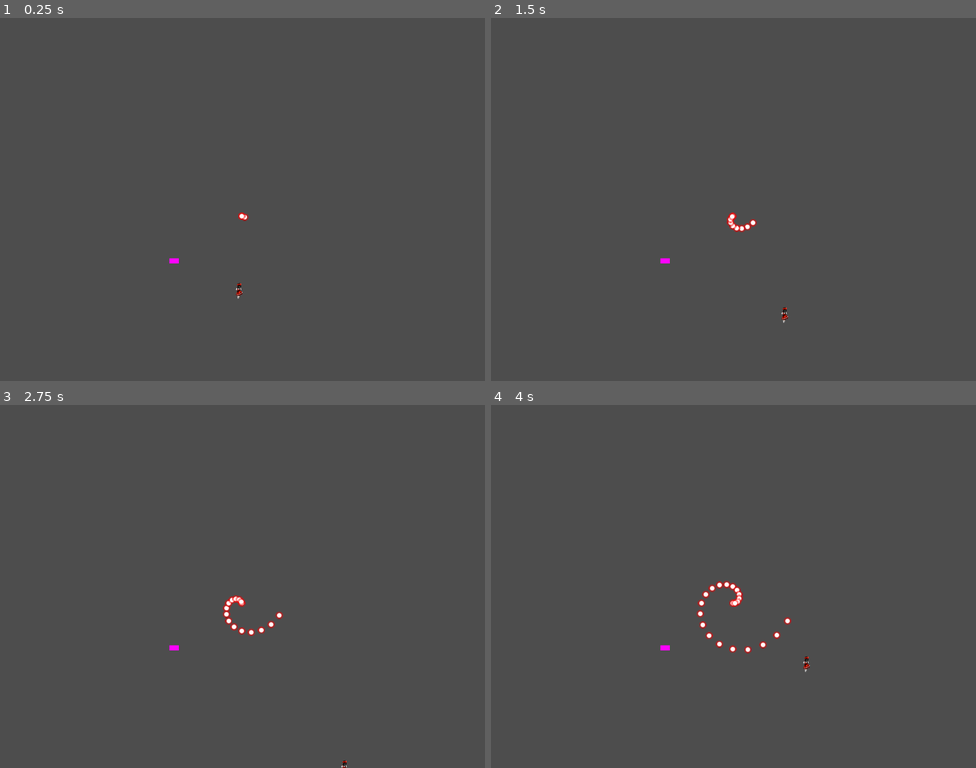
Above: before the commit, frames 1-4 (two rows, left to right).
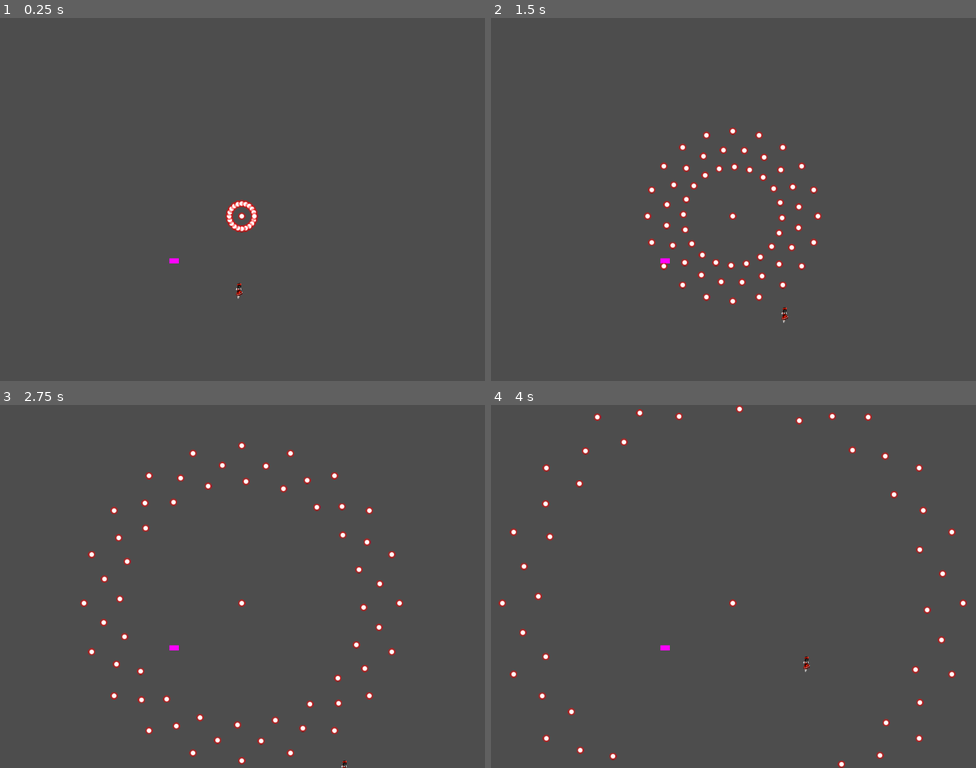
Above: after the commit, the same moments.

Repository: TheFel0x/Bullet-Hell-Game
Game: Godot game, scene res://scenes/test_environment.tscn
Same seed, same stepped clock (60 frames per second), same inputs: the game is played once before the commit and once after it.
Inputs:
- Up to frame 1 (0.25 s): no input
- Up to frame 2 (1.5 s): hold D (move_right) 0.53-1.28 s; hold Shift (precision) 0.53-1.28 s; hold S (move_down) from 1.28 s (still down); tap Shift (precision) at 1.35 s
- Up to frame 3 (2.75 s): release S (move_down) at 2.03 s; hold D (move_right) from 2.03 s (still down); hold Shift (precision) from 2.03 s (still down)
- Up to frame 4 (4 s): release D (move_right) at 2.78 s; release Shift (precision) at 2.78 s; hold W (move_up) 2.78-3.53 s; tap Shift (precision) at 2.85 s; hold A (move_left) from 3.53 s (still down); hold Shift (precision) from 3.53 s (still down)

The runs differ from the first frame. In frame 1, 0.4% of the frame differs, in the area x 46-54%, y 50-60%; in frame 2, 1.7%; in frame 3, 1.9%, in the area x 16-84%, y 10-99%; in frame 4, 1.6%.

Commit message:
Emitter despawns correctly

Diff:
--- a/scenes/emitter.tscn
+++ b/scenes/emitter.tscn
@@ -5,12 +5,13 @@
 
 [node name="Emitter" instance=ExtResource("1_ue32j")]
 script = ExtResource("2_uylrq")
-emission_delay = 4.2
+emission_delay = 0.3
 start_delay = -1.0
 emission_count = 20
-max_emissions = 40
-time_between_entities = 0.2
-entity_speed = 40.0
+max_emissions = 60
+time_between_entities = -1.0
+entity_speed = 160.0
+wave_degree_offset = 10.0
 
 [node name="EmissionTimer" type="Timer" parent="." index="4"]
 wait_time = 99999.0
--- a/scenes/test_environment.tscn
+++ b/scenes/test_environment.tscn
@@ -25,7 +25,8 @@
 
 [node name="Emitter" parent="." instance=ExtResource("3_ddlie")]
 position = Vector2(665, 546)
-emission_delay = 4.2
+emission_delay = 0.3
 emission_count = 20
-max_emissions = 40
-time_between_entities = 0.2
+max_emissions = 60
+entity_speed = 160.0
+wave_degree_offset = 10.0
--- a/scripts/emitter.gd
+++ b/scripts/emitter.gd
@@ -1,35 +1,34 @@
 extends "res://scripts/entity_base.gd"
 
-@export var emission_delay: float = 4.2 # delay between waves in seconds.
+@export var emission_delay: float = 0.3 # delay between waves in seconds.
 @export var start_delay: float = -1.0 # delay before starting in seconds. instant if <= 0
 @export var emission_count: int = 20 # number of entity emissions per wave. spread across 360°
-@export var max_emissions: int = 40 # number of emissions after which the emitter destroys. -1 = infinite
-@export var time_between_entities: float = 0.2 # time in-between single emissions within the wave. instant if <= 0
-@export var entity_speed: float = 40.0 # speed of emitted entity
+@export var max_emissions: int = 60 # number of emissions after which the emitter destroys. -1 = infinite
+@export var time_between_entities: float = -1 # time in-between single emissions within the wave. instant if <= 0
+@export var entity_speed: float = 160.0 # speed of emitted entity
+@export var wave_degree_offset = 10.0 # degree offset after every wave
 
 var _degree: float = 0.0 # angle in between emitted entities. is calculated from the emission_count variable
 var _emitted_count: int = 0 # counts emitted entities
 var _scheduled_count: int = 0 # counts time emitted entities
+var _children_freed: int = 0 # counts despawned entities
 
 const BulletScene = preload("res://scenes/bullet.tscn")
 
 func _ready():
 	# Caluclate degrees between emitted entities
 	_degree = 360.0 / emission_count
-	print_debug("Emitter created...")
+	#print_debug("Emitter created...")
 	if start_delay > 0.0:
 		$DelayedStartTimer.start(start_delay)
 	else:
 		start()
 
 func _process(delta):
-	# Destroy when completed
-	#if max_emissions >= 0 and _emitted_count >= max_emissions:
-	#	queue_free()
 	pass
 
 func start():
-	print_debug("Emitter started...")
+	#print_debug("Emitter started...")
 	$EmissionTimer.set_wait_time(emission_delay)
 	$EmissionTimer.timeout.connect(_on_emission_timer_timeout)
 	$EmissionTimer.start()
@@ -38,7 +37,7 @@
 
 # Delayed Start
 func _on_delayed_start_timer_timeout():
-	print_debug("Emitter delay...")
+	#print_debug("Emitter delay...")
 	start()
 
 func _angle_to_vector(degrees) -> Vector2:
@@ -50,17 +49,18 @@
 
 # Emit entity. TODO: life time, entity type
 func _emit(angle: float):
-	print_debug("Emitting... SCHEDULED "+str(_scheduled_count)+" EMITTED "+str(_emitted_count))
+	#print_debug("Emitting... SCHEDULED "+str(_scheduled_count)+" EMITTED "+str(_emitted_count))
 	var speed = entity_speed
 	var bullet_inst: RigidBody2D = BulletScene.instantiate()
 
-	#angle += _emitted_count % emission_count
+	angle += (_emitted_count / emission_count) * wave_degree_offset
 
 	var direction = _angle_to_vector(angle) * speed
 
 	bullet_inst.position = Vector2(0,0)
 
 	bullet_inst.set_direction(direction)
+	bullet_inst.tree_exited.connect(_notify_child_freed)
 
 	add_child(bullet_inst)
 	_emitted_count += 1
@@ -71,7 +71,7 @@
 	if max_emissions >= 0 and _scheduled_count >= max_emissions or max_emissions >= 0 and _emitted_count >= max_emissions:
 			return
 
-	print_debug("Emission timer tick...")
+	#print_debug("Emission timer tick...")
 	if time_between_entities <= 0:
 		_emit_all()
 	else:
@@ -82,7 +82,7 @@
 
 		var angle = _degree * (n+1)
 
-		print_debug("Emitting entity number " + str(n) + " at " + str(angle) + "°")
+		#print_debug("Emitting entity number " + str(n) + " at " + str(angle) + "°")
 
 		_emit(angle)
 
@@ -95,10 +95,10 @@
 		var angle = _degree * (n+1)
 
 		if n == 0:
-			print_debug("TIMED Emitting entity number " + str(n) + " at " + str(angle) + "°")
+			#print_debug("TIMED Emitting entity number " + str(n) + " at " + str(angle) + "°")
 			_emit(angle)
 		else:
-			print_debug("TIMED Emitting timed entity number " + str(n) + " at " + str(angle) + "°")
+			#print_debug("TIMED Emitting timed entity number " + str(n) + " at " + str(angle) + "°")
 			var emit_timer: Timer = Timer.new()
 			emit_timer.set_one_shot(true)
 			emit_timer.set_wait_time(n * time_between_entities)
@@ -107,3 +107,10 @@
 			emit_timer.start()
 
 		_scheduled_count += 1
+
+func _notify_child_freed():
+	_children_freed += 1
+
+	if max_emissions > 0:
+		if _children_freed >= max_emissions:
+			queue_free()
